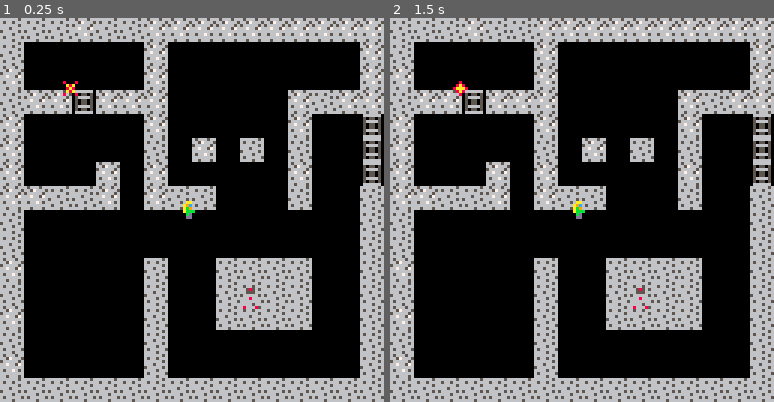
Above: before the commit, frames 1-2 (left to right).
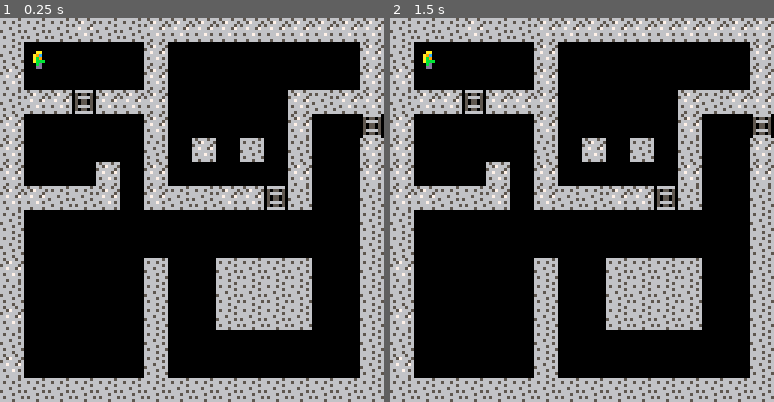
Above: after the commit, the same moments.

Repository: jmahoney/spade
Game: PICO-8 cartridge spade.p8
Two runs of this game, one before a commit and one after it. Both use one fixed random seed, a clock stepped at 60 frames per second and the inputs below.
Inputs:
- Up to frame 1 (0.25 s): no input
- Up to frame 2 (1.5 s): no input

The runs differ from the first frame. In frame 1, 1.9% of the frame differs, in the area x 8-100%, y 8-76%; in frame 2, 1.9%.

Commit message:
make it start looking like a game type thing

Diff:
--- a/spade.p8
+++ b/spade.p8
@@ -8,8 +8,8 @@
 spade.new = function()
    local self = {}
    self.sprite = 3
-   self.x = 60
-   self.y = 60
+   self.x = 10
+   self.y = 10
    self.draw = spade.draw
    return self
 end
@@ -63,26 +61,23 @@
    return next_index, next_delay
 end
 
--- update
-
 function _init()
    spade = spade.new()
-   spinner = robot.new({sprites={1,2}, delay=6, x=20, y=20})
-   sentry = robot.new({sprites={7,8,7,9}, delay=50, x=80, y=90})
+   -- spinner = robot.new({sprites={1,2}, delay=6, x=20, y=20})
+   -- sentry = robot.new({sprites={7,8,7,9}, delay=50, x=80, y=90})
 end
 
 function _update()
-   spinner:update()
-   sentry:update()
+   -- spinner:update()
+   -- sentry:update()
 end
 
--- drawing
 function _draw()
    cls()
    map(0,0,0,0,16,16)
    spade:draw()
-   spinner:draw()
-   sentry:draw()
+   -- spinner:draw()
+   -- sentry:draw()
 end
 
 __gfx__
@@ -108,9 +103,9 @@
 1210101010101210101010101010101200000000000000000000000000000000000000000000000000000000000000000000000000000000000000000000000000000000000000000000000000000000000000000000000000000000000000000000000000000000000000000000000000000000000000000000000000000000
 1112121312121210101010101211121200000000000000000000000000000000000000000000000000000000000000000000000000000000000000000000000000000000000000000000000000000000000000000000000000000000000000000000000000000000000000000000000000000000000000000000000000000000
 1210101010101210101010101210101300000000000000000000000000000000000000000000000000000000000000000000000000000000000000000000000000000000000000000000000000000000000000000000000000000000000000000000000000000000000000000000000000000000000000000000000000000000
-1210101010101110121011101110101300000000000000000000000000000000000000000000000000000000000000000000000000000000000000000000000000000000000000000000000000000000000000000000000000000000000000000000000000000000000000000000000000000000000000000000000000000000
-1210101012101210101010101210101300000000000000000000000000000000000000000000000000000000000000000000000000000000000000000000000000000000000000000000000000000000000000000000000000000000000000000000000000000000000000000000000000000000000000000000000000000000
-1212111112101211111010101110101100000000000000000000000000000000000000000000000000000000000000000000000000000000000000000000000000000000000000000000000000000000000000000000000000000000000000000000000000000000000000000000000000000000000000000000000000000000
+1210101010101110121011101110101200000000000000000000000000000000000000000000000000000000000000000000000000000000000000000000000000000000000000000000000000000000000000000000000000000000000000000000000000000000000000000000000000000000000000000000000000000000
+1210101012101210101010101210101200000000000000000000000000000000000000000000000000000000000000000000000000000000000000000000000000000000000000000000000000000000000000000000000000000000000000000000000000000000000000000000000000000000000000000000000000000000
+1212111112101211111212131110101100000000000000000000000000000000000000000000000000000000000000000000000000000000000000000000000000000000000000000000000000000000000000000000000000000000000000000000000000000000000000000000000000000000000000000000000000000000
 1110101010101010101010101010101100000000000000000000000000000000000000000000000000000000000000000000000000000000000000000000000000000000000000000000000000000000000000000000000000000000000000000000000000000000000000000000000000000000000000000000000000000000
 1110101010101010101010101010101100000000000000000000000000000000000000000000000000000000000000000000000000000000000000000000000000000000000000000000000000000000000000000000000000000000000000000000000000000000000000000000000000000000000000000000000000000000
 1210101010101110101111111110101100000000000000000000000000000000000000000000000000000000000000000000000000000000000000000000000000000000000000000000000000000000000000000000000000000000000000000000000000000000000000000000000000000000000000000000000000000000
Not shown, changed: .gitignore
Not shown, changed: TODO.md
